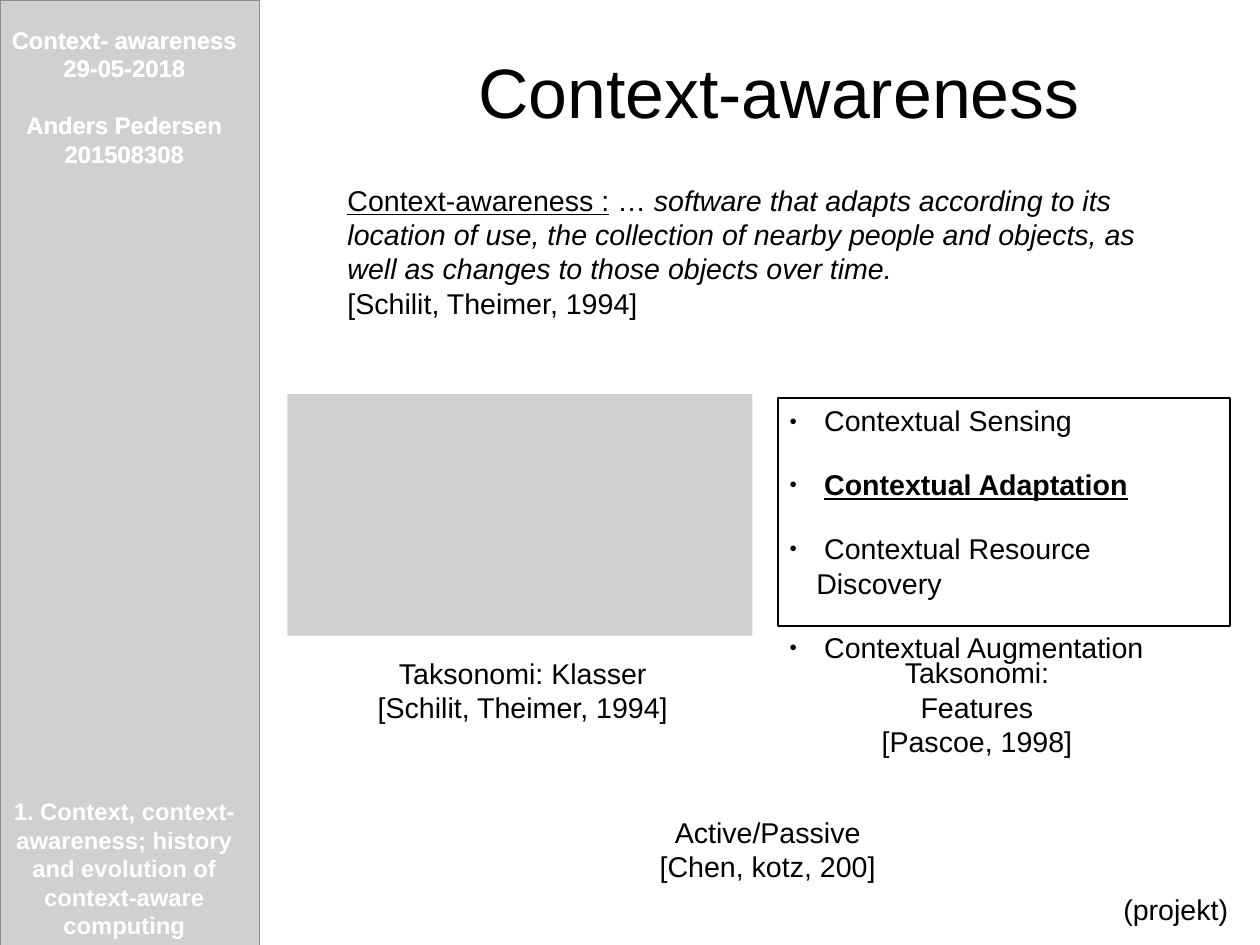
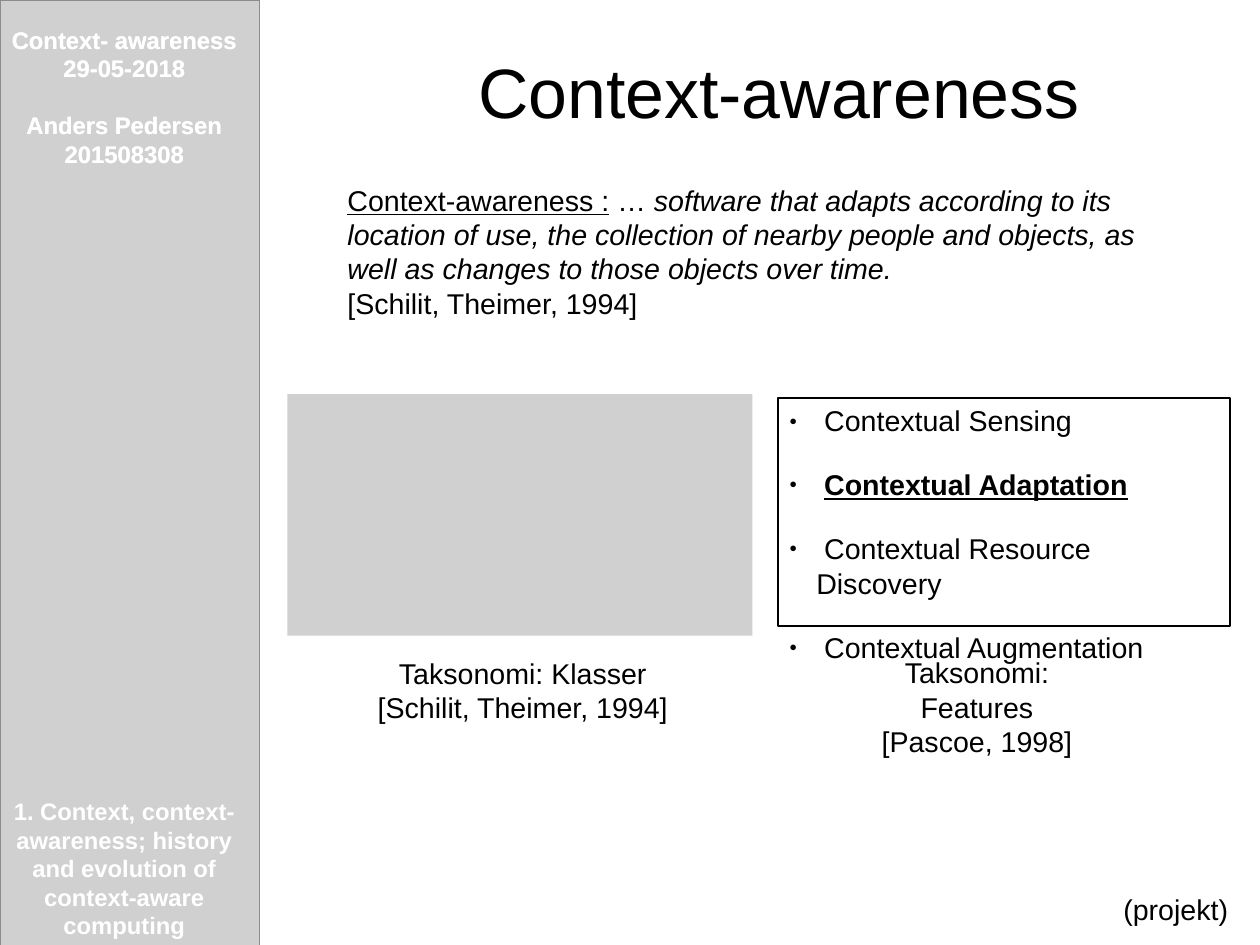
Before and after one commit to AndersHP/ContextAwarenessEksamen, a slide deck: slide 4 of 1ContextAwarenessHistoryApplications.odp. Drawn at 1260x945 pixels with LibreOffice and Linux fonts; fonts in the diff are those of the drawing; grey boxes stand for pictures. Boxes give left, top, right and bottom in pixels: in the first picture for what was removed or moved away, otherwise in the second. Text is boxed around its words. In the diff, an @@ line names an element or a change of style, - is before the commit and + after.

```diff
--- a/1ContextAwarenessHistoryApplications.odp
+++ b/1ContextAwarenessHistoryApplications.odp
@@ text removed at (660, 822, 876, 883) @@
-Active/Passive
-[Chen, kotz, 200]
```
Also in this commit, not shown: 3 other slides changed, 1 slide added, 3 other files.
